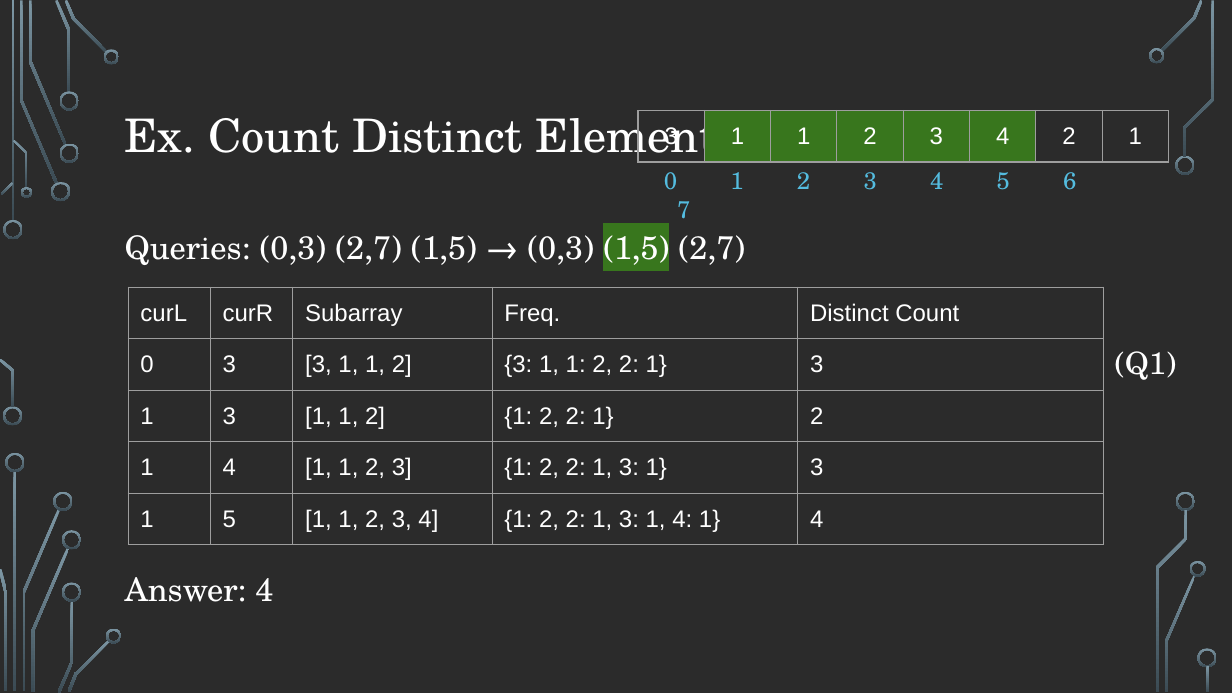
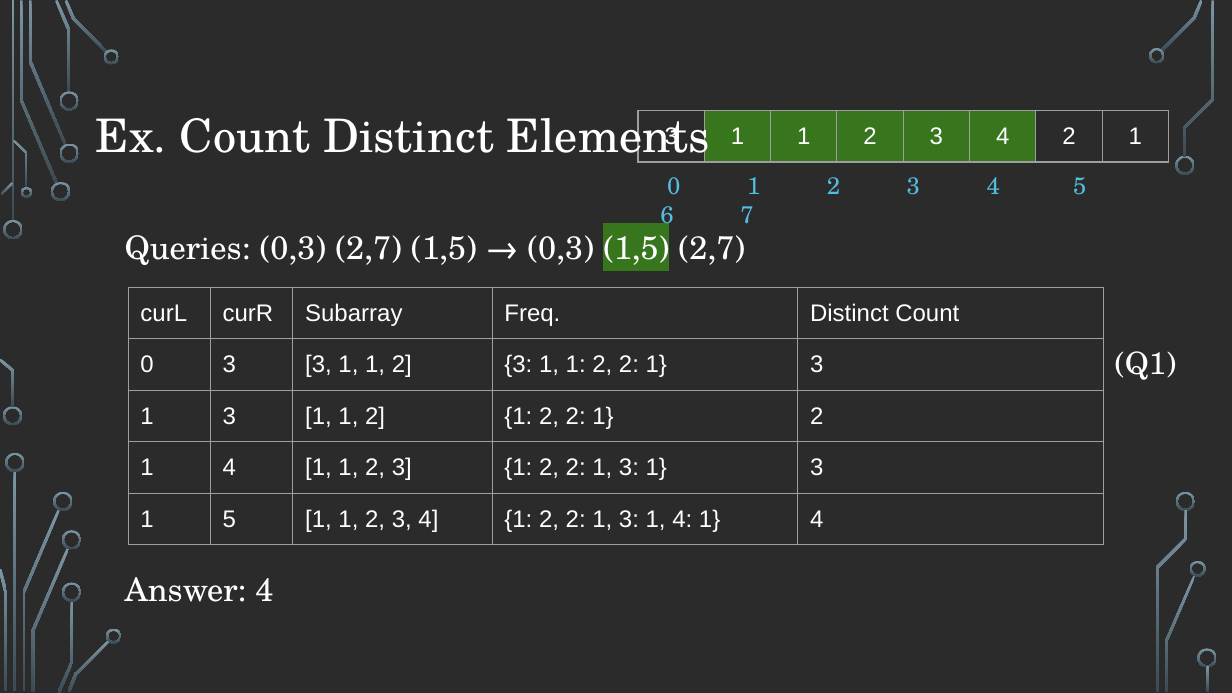
Before and after one commit to markfloryan/advalgo_projects, a slide deck: slide 12 of projects/16-mosAlgorithm/slides/lecture_mosAlgorithm.pptx. Drawn at 1232x693 pixels with LibreOffice and Linux fonts; fonts in the diff are those of the drawing; background and template pictures are left out; a plain dark background stands for a picture behind light text. Boxes give left, top, right and bottom in pixels: in the first picture for what was removed or moved away, otherwise in the second. Text is boxed around its words. In the diff, an @@ line names an element or a change of style, - is before the commit and + after.

```diff
--- a/projects/16-mosAlgorithm/slides/lecture_mosAlgorithm.pptx
+++ b/projects/16-mosAlgorithm/slides/lecture_mosAlgorithm.pptx
@@ title "Ex. Count Distinct Elements": place and size @@
-title "Ex. Count Distinct Elements" at <box>125,110,739,163</box>
+title "Ex. Count Distinct Elements" at <box>96,110,710,163</box>
@@ table: place and size @@
-table at <box>638,111,1170,515</box>
+table at <box>638,111,1170,199</box>
@@ text "0 1 2 3 4 ..." rewrapped from <box>664,172,1076,265</box> to <box>667,127,1086,265</box> @@
```
Also in this commit, not shown: 18 other slides changed, 1 other file.
